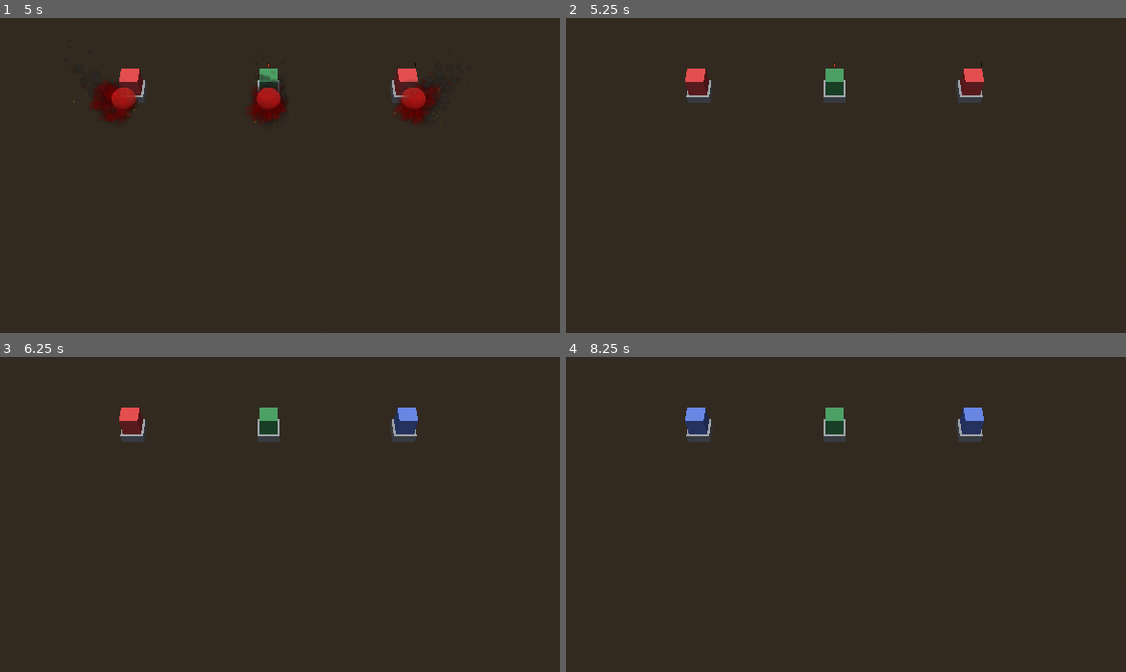
Above: before the commit, frames 1-4 (two rows, left to right).
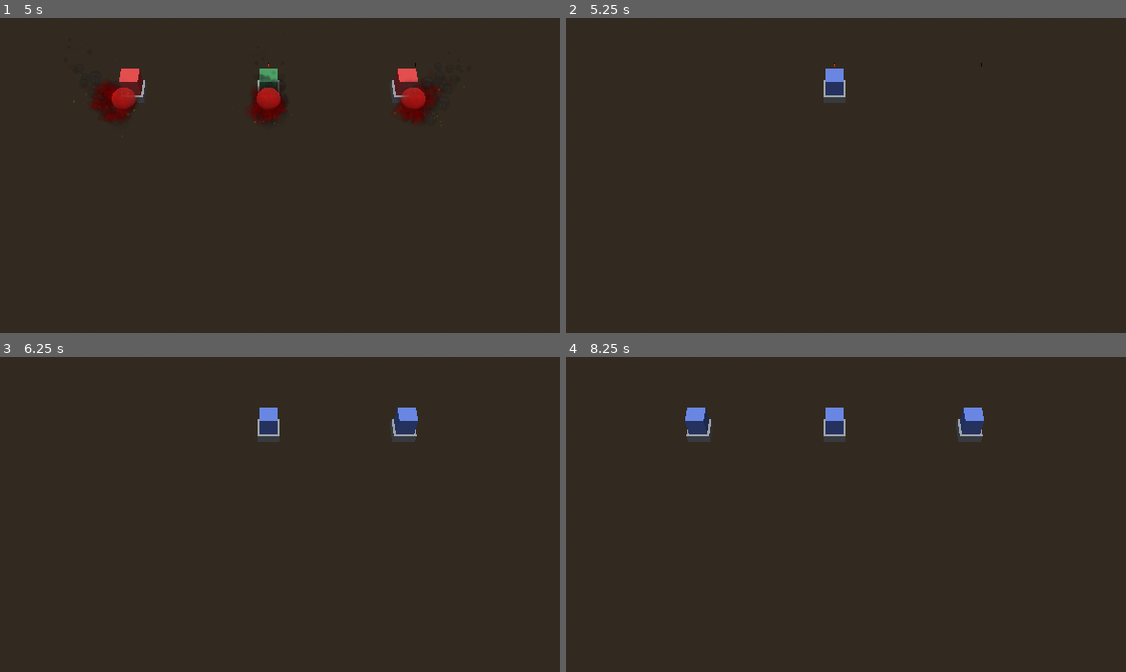
Above: after the commit, the same moments.

Repository: emmdie/3m5Jam2024_1
Game: Godot game, scene res://Scenes/game.tscn
Two runs of this game, one before a commit and one after it. Both use one fixed random seed, a clock stepped at 60 frames per second and the inputs below.
Inputs (mouse positions are in pixels of both pictures, inside the frame that each line leads up to):
- Up to frame 1 (5 s): move the mouse to (436, 181) at 0.52 s; move the mouse to (117, 225) at 1.27 s; move the mouse to (347, 109) at 2.02 s; move the mouse to (229, 288) at 2.77 s; move the mouse to (498, 270) at 3.52 s; move the mouse to (39, 140) at 4.27 s
- Up to frame 2 (5.25 s): move the mouse to (874, 203) at 5.02 s
- Up to frame 3 (6.25 s): tap Enter at 5.75 s; move the mouse to (156, 435) at 5.77 s
- Up to frame 4 (8.25 s): tap Space at 6.5, 8 s; move the mouse to (1002, 520) at 6.52 s; tap Enter at 7.25 s; move the mouse to (683, 564) at 7.27 s; move the mouse to (913, 448) at 8.02 s

Frame 1 is identical in both runs. In frame 2, 1.1% of the frame differs, in the area x 21-75%, y 16-27%; in frame 3, 0.7%; in frame 4, 0.3%.

Commit message:
Input map

Diff:
--- a/Scenes/units/tower/tower.gd
+++ b/Scenes/units/tower/tower.gd
@@ -1,5 +1,8 @@
 class_name Tower
 extends BaseUnit
+
+func fight(win: bool):
+	queue_free()
 
 func set_lane(lane: Lane) -> void:
 	current_lane = lane
--- a/project.godot
+++ b/project.godot
@@ -28,6 +28,48 @@
 
 enabled=PackedStringArray("res://addons/anthonyec.camera_preview/plugin.cfg", "res://addons/htk_game_state/plugin.cfg")
 
+[input]
+
+summon_lane_0={
+"deadzone": 0.5,
+"events": [null, Object(InputEventJoypadMotion,"resource_local_to_scene":false,"resource_name":"","device":-1,"axis":2,"axis_value":-1.0,"script":null)
+, Object(InputEventKey,"resource_local_to_scene":false,"resource_name":"","device":-1,"window_id":0,"alt_pressed":false,"shift_pressed":false,"ctrl_pressed":false,"meta_pressed":false,"pressed":false,"keycode":0,"physical_keycode":4194319,"key_label":0,"unicode":0,"echo":false,"script":null)
+, Object(InputEventKey,"resource_local_to_scene":false,"resource_name":"","device":-1,"window_id":0,"alt_pressed":false,"shift_pressed":false,"ctrl_pressed":false,"meta_pressed":false,"pressed":false,"keycode":0,"physical_keycode":85,"key_label":0,"unicode":117,"echo":false,"script":null)
+]
+}
+summon_lane_1={
+"deadzone": 0.5,
+"events": [Object(InputEventJoypadMotion,"resource_local_to_scene":false,"resource_name":"","device":-1,"axis":3,"axis_value":-1.0,"script":null)
+, Object(InputEventKey,"resource_local_to_scene":false,"resource_name":"","device":-1,"window_id":0,"alt_pressed":false,"shift_pressed":false,"ctrl_pressed":false,"meta_pressed":false,"pressed":false,"keycode":0,"physical_keycode":4194320,"key_label":0,"unicode":0,"echo":false,"script":null)
+, Object(InputEventKey,"resource_local_to_scene":false,"resource_name":"","device":-1,"window_id":0,"alt_pressed":false,"shift_pressed":false,"ctrl_pressed":false,"meta_pressed":false,"pressed":false,"keycode":0,"physical_keycode":73,"key_label":0,"unicode":105,"echo":false,"script":null)
+]
+}
+summon_lane_2={
+"deadzone": 0.5,
+"events": [Object(InputEventJoypadMotion,"resource_local_to_scene":false,"resource_name":"","device":-1,"axis":2,"axis_value":1.0,"script":null)
+, Object(InputEventKey,"resource_local_to_scene":false,"resource_name":"","device":-1,"window_id":0,"alt_pressed":false,"shift_pressed":false,"ctrl_pressed":false,"meta_pressed":false,"pressed":false,"keycode":0,"physical_keycode":4194321,"key_label":0,"unicode":0,"echo":false,"script":null)
+, Object(InputEventKey,"resource_local_to_scene":false,"resource_name":"","device":-1,"window_id":0,"alt_pressed":false,"shift_pressed":false,"ctrl_pressed":false,"meta_pressed":false,"pressed":false,"keycode":0,"physical_keycode":79,"key_label":0,"unicode":111,"echo":false,"script":null)
+]
+}
+select_0={
+"deadzone": 0.5,
+"events": [Object(InputEventJoypadMotion,"resource_local_to_scene":false,"resource_name":"","device":-1,"axis":0,"axis_value":-1.0,"script":null)
+, Object(InputEventKey,"resource_local_to_scene":false,"resource_name":"","device":-1,"window_id":0,"alt_pressed":false,"shift_pressed":false,"ctrl_pressed":false,"meta_pressed":false,"pressed":false,"keycode":0,"physical_keycode":74,"key_label":0,"unicode":106,"echo":false,"script":null)
+]
+}
+select_1={
+"deadzone": 0.5,
+"events": [Object(InputEventJoypadMotion,"resource_local_to_scene":false,"resource_name":"","device":-1,"axis":1,"axis_value":-1.0,"script":null)
+, Object(InputEventKey,"resource_local_to_scene":false,"resource_name":"","device":-1,"window_id":0,"alt_pressed":false,"shift_pressed":false,"ctrl_pressed":false,"meta_pressed":false,"pressed":false,"keycode":0,"physical_keycode":75,"key_label":0,"unicode":107,"echo":false,"script":null)
+]
+}
+select_2={
+"deadzone": 0.5,
+"events": [Object(InputEventJoypadMotion,"resource_local_to_scene":false,"resource_name":"","device":-1,"axis":0,"axis_value":1.0,"script":null)
+, Object(InputEventKey,"resource_local_to_scene":false,"resource_name":"","device":-1,"window_id":0,"alt_pressed":false,"shift_pressed":false,"ctrl_pressed":false,"meta_pressed":false,"pressed":false,"keycode":0,"physical_keycode":76,"key_label":0,"unicode":108,"echo":false,"script":null)
+]
+}
+
 [rendering]
 
 renderer/rendering_method="gl_compatibility"
